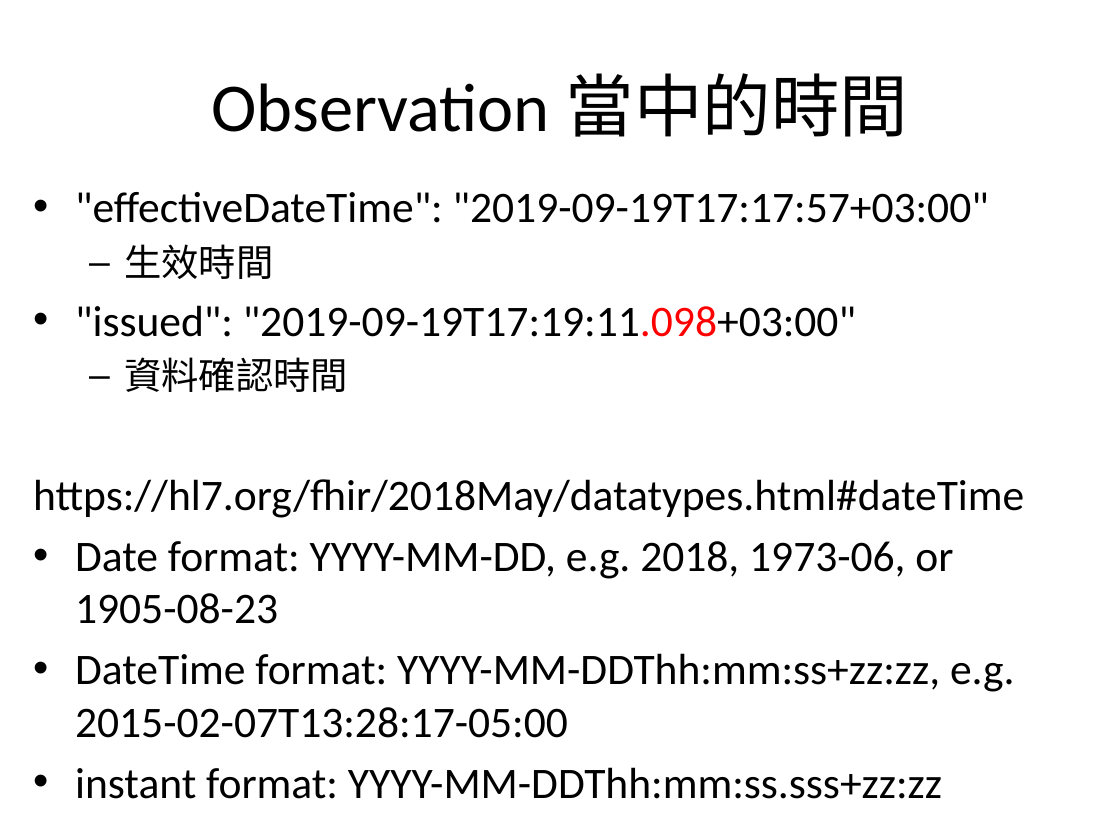
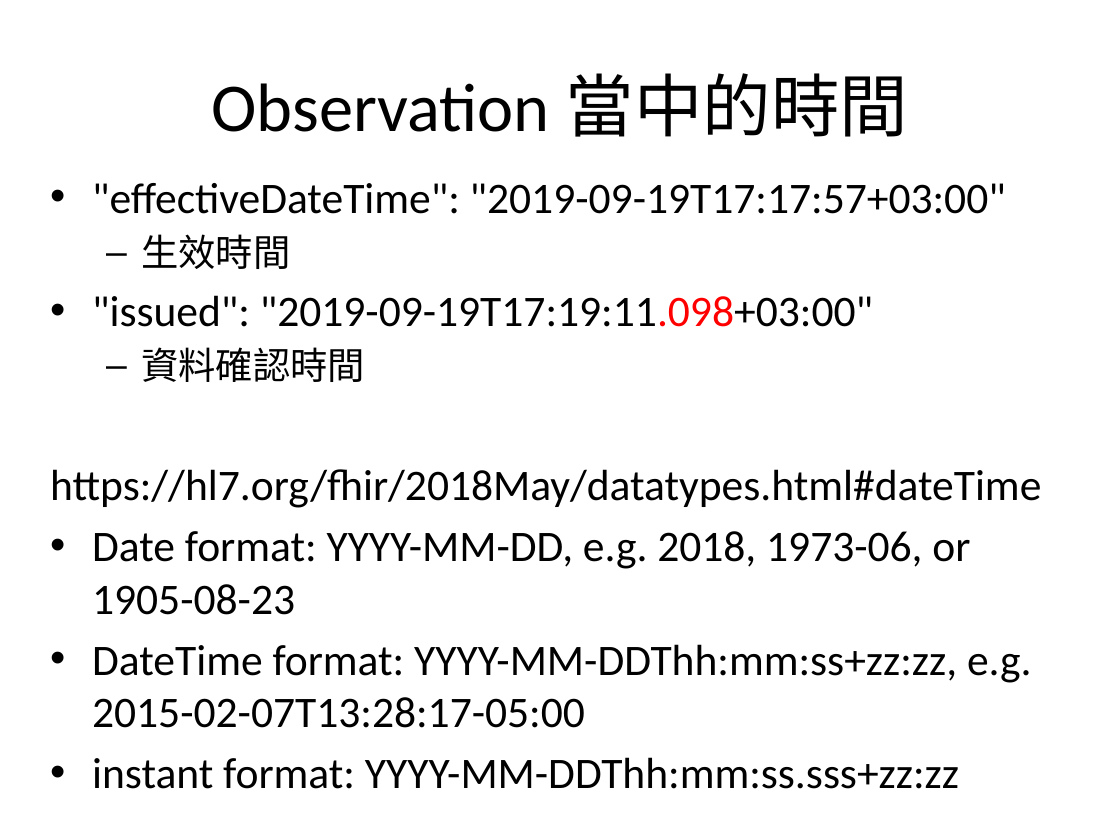
Before and after one commit to mos2718/FHIRspec, a slide deck: slide 16 of Spec/FHIR_Observation.pptx (slide 13 before the commit). Drawn at 1120x840 pixels with LibreOffice and Linux fonts; fonts in the diff are those of the drawing. Boxes give left, top, right and bottom in pixels: in the first picture for what was removed or moved away, otherwise in the second. Text is boxed around its words. In the diff, an @@ line names an element or a change of style, - is before the commit and + after.

```diff
--- a/Spec/FHIR_Observation.pptx
+++ b/Spec/FHIR_Observation.pptx
@@ text ""effectiveDateTime": "2019-09-19T17:17:57+03:00"" moved from (x1=33, y1=192, x2=1024, y2=799) to (x1=50, y1=183, x2=1041, y2=789) @@
```
Also in this commit, not shown: 2 other slides changed, 17 slides added, 5 slides removed.
